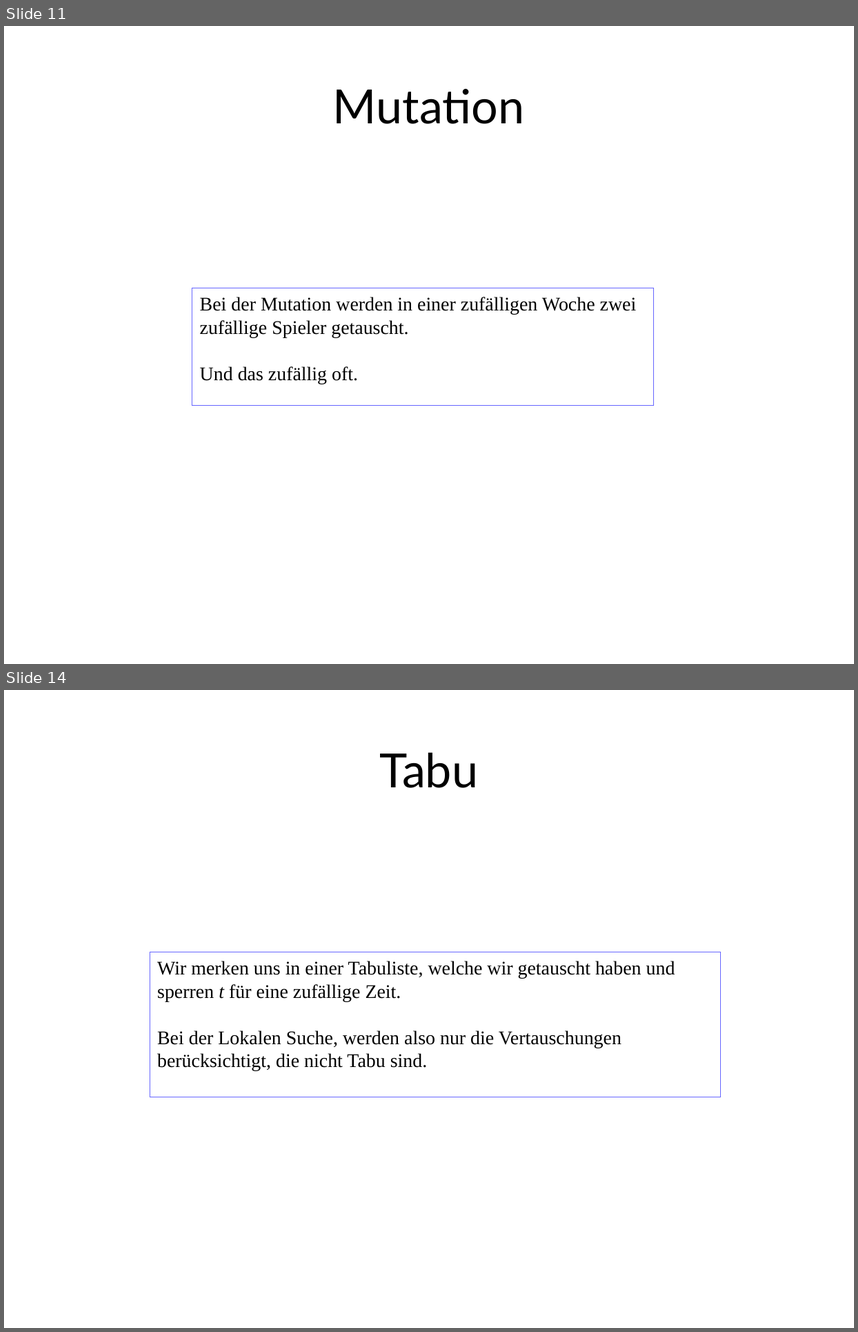
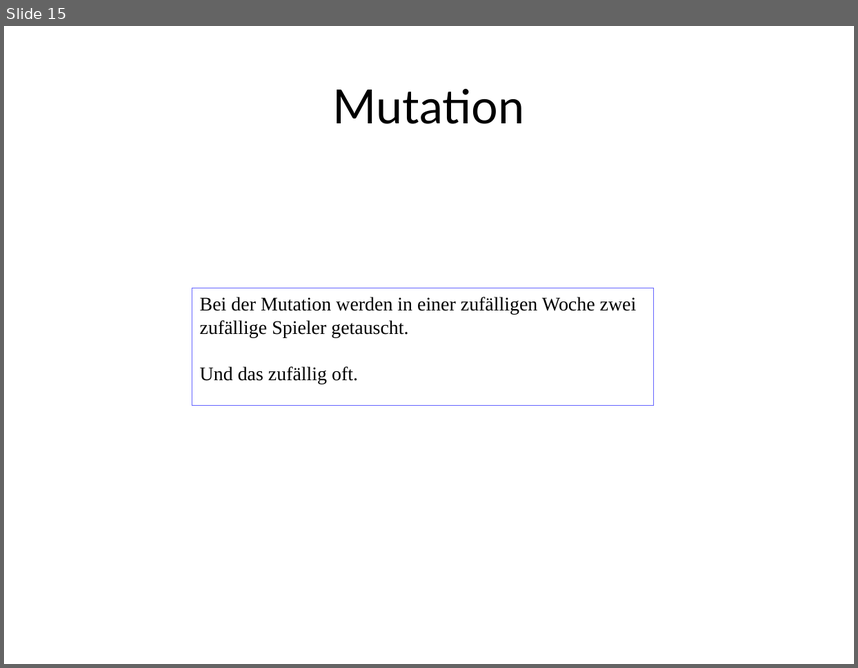
Before and after one commit to RincewindWizzard/social-golfers, a slide deck: presentation/DennisLindemannSocialGolferProblem.odp. Shown one above the other, each under a label of ours: slides 11 and 14 before the commit, slide 15 after it; the slides between them are not shown. The pictures are 858x1332 and 858x668 pixels, drawn with LibreOffice and Linux fonts; fonts in the diff are those of the drawing. Boxes give left, top, right and bottom in pixels: in the first picture for what was removed or moved away, otherwise in the second. Text is boxed around its words. In the diff, an @@ line names an element or a change of style, - is before the commit and + after.

```diff
--- a/presentation/DennisLindemannSocialGolferProblem.odp
+++ b/presentation/DennisLindemannSocialGolferProblem.odp
@@ slide 14 removed at <box>4,690,854,1328</box>, background #FFFFFF @@
@@ title removed at <box>379,752,478,788</box> @@
-Tabu
@@ rectangle removed at <box>150,952,721,1096</box> @@
-Wir merken uns in einer Tabuliste, welche wir getauscht haben und sperren t für eine zufällige Zeit.
-Bei der Lokalen Suche, werden also nur die Vertauschungen berücksichtigt, die nicht Tabu sind.
@@ what was slide 11 is now slide 15 @@
```
Also in this commit, not shown: 5 slides changed, 11 slides added, 4 other slides removed, 1 other file.
